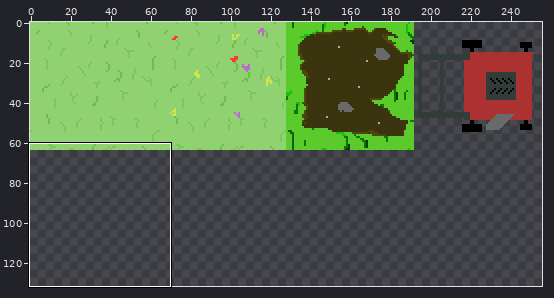
Edited in one commit: sprite sheet (assets/sprite.png). The picture above shows the old version from afar; the outline marks the close-up.
Close-up. Before the commit:
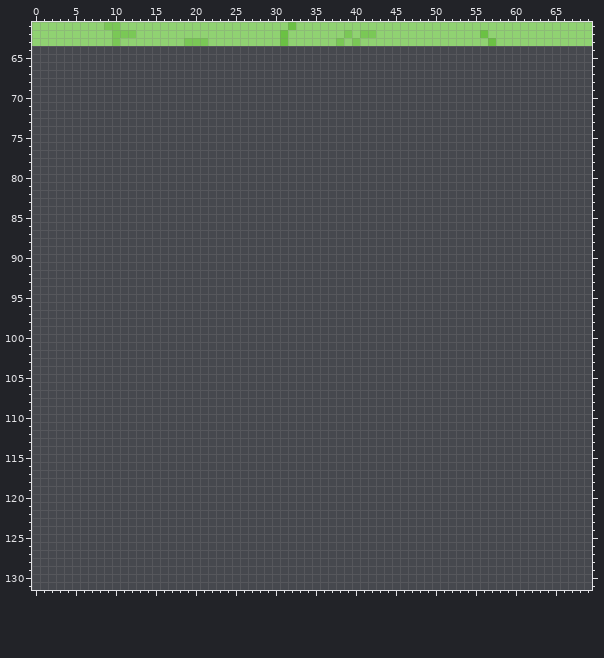
The file is 256x256 pixels. Colours within 5 levels of each other are drawn and written as one. Shown: x 0..69, y 61..131. The wide view leaves out empty margins. The commit also changed other parts of the picture, which this record leaves out.
After:
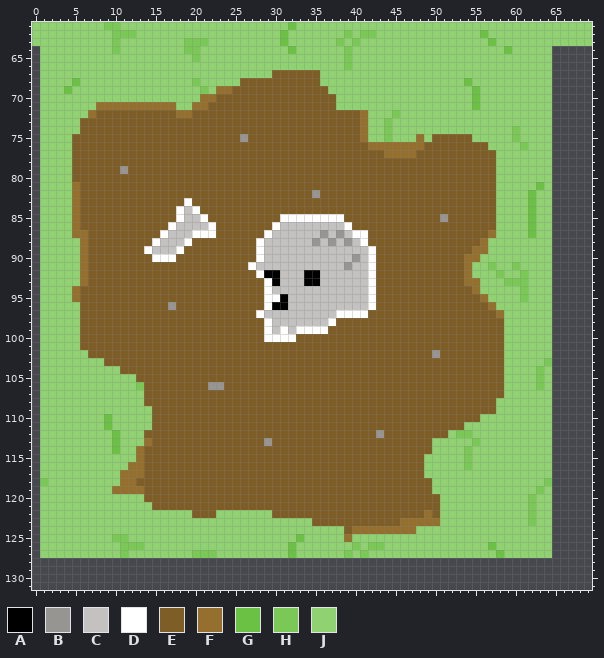
Palette (. is transparent): A #000000  B #979591  C #c4c2c0  D #ffffff  E #7e5d26  F #956f2d  G #6bc144  H #7ac856  J #90d272
The edit:
Changed rows in their new state; - is an unchanged pixel.
first column x 1:
 64 JJJJJJJJJHJJJJJJJJHHJJJJJJJJJJJGJJJJJJHJJJJJJJJJJJJJJJJJJJGJJJJJ
 65 JJJJJJJJJJJJJJJJJJJHJJJJJJJJJJJJJJJJJJHJJJJJJJJJJJJJJJJJJJJJJJJJ
 66 JJJJJJJJJJJJJJJJJJJJJJJJJJJJJJJJJJJJJJHJJJJJJJJJJJJJJJJJJJJJJJJJ
 67 JJJJJJJJJJJJJJJJJJJJJJJJJJJJJEEEEEEJJJJJJJJJJJJJJJJJJJJJJJJJJJJJ
 68 JJJJGJJJJJJJJJJJJJJHJJJJJEEEEEEEEEEJJJJJJJJJJJJJJJJJJGJJJJJJJJJJ
 69 JJJGJJJJJJJJJJJJJJJJHJFFEEEEEEEEEEEEJJJJJJJJJJJJJJJJJJGJJJJJJJJJ
 70 JJJJJJJJJJJJJJJJJJJJFFEEEEEEEEEEEEEEEJJJJJJJJJJJJJJJJJGJJJJJJJJJ
 71 JJJJJJJFFFFFFFFFFJJFFEEEEEEEEEEEEEEEEJJJJJJJJJJJJJJJJJGJJJJJJJJJ
 72 JJJJJJFEEEEEEEEEEFFEEEEEEEEEEEEEEEEEEEEEFJJJHJJJJJJJJJJJJJJJJJJJ
 73 JJJJJEEEEEEEEEEEEEEEEEEEEEEEEEEEEEEEEEEEFJJHJJJJJJJJJJJJJJJJJJJJ
 74 JJJJJEEEEEEEEEEEEEEEEEEEEEEEEEEEEEEEEEEEFJJHJJJJJJJJJJJJJJJHJJJJ
 75 JJJJEEEEEEEEEEEEEEEEEEEEEBEEEEEEEEEEEEEEFJJHJJJFJEEEEEJJJJJHJJJJ
 76 JJJJEEEEEEEEEEEEEEEEEEEEEEEEEEEEEEEEEEEEEFFFFFFFEEEEEEEEJJJJHJJJ
 77 JJJJEEEEEEEEEEEEEEEEEEEEEEEEEEEEEEEEEEEEEEEFFFFEEEEEEEEEEJJJJJJJ
 78 JJJJEEEEEEEEEEEEEEEEEEEEEEEEEEEEEEEEEEEEEEEEEEEEEEEEEEEEEJJJJJJJ
 79 JJJJEEEEEEBEEEEEEEEEEEEEEEEEEEEEEEEEEEEEEEEEEEEEEEEEEEEEEJJJJJJJ
 80 JJJJEEEEEEEEEEEEEEEEEEEEEEEEEEEEEEEEEEEEEEEEEEEEEEEEEEEEEJJJJJJJ
 81 JJJJFEEEEEEEEEEEEEEEEEEEEEEEEEEEEEEEEEEEEEEEEEEEEEEEEEEEEJJJJJGJ
 82 JJJJFEEEEEEEEEEEEEEEEEEEEEEEEEEEEEBEEEEEEEEEEEEEEEEEEEEEEJJJJGJJ
 83 JJJJFEEEEEEEEEEEEEDEEEEEEEEEEEEEEEEEEEEEEEEEEEEEEEEEEEEEEJJJJGJJ
 84 JJJJFEEEEEEEEEEEEDCDEEEEEEEEEEEEEEEEEEEEEEEEEEEEEEEEEEEEEJJJJGJJ
 85 JJJJFEEEEEEEEEEEEDCCDEEEEEEEEEDDDDDDDDEEEEEEEEEEEEBEEEEEEJJJJGJJ
 86 JJJJFEEEEEEEEEEEDCCCCDEEEEEEEDCCCCCCCCDEEEEEEEEEEEEEEEEEEJJJJGJJ
 87 JJJJFFEEEEEEEEEDCCCDDDEEEEEEDCCCCCCBCBCDDEEEEEEEEEEEEEEEFJJJJGJJ
 88 JJJJJFEEEEEEEEDCCCDEEEEEEEEDCCCCCCBCBCBCDEEEEEEEEEEEEEEFJJJJJJJJ
 89 JJJJJFEEEEEEEDCCCDEEEEEEEEEDCCCCCCCCCCCCCDEEEEEEEEEEEEFFJJJJJJJJ
 90 JJJJJFEEEEEEEEDDDEEEEEEEEEEDCCCCCCCCCCCBCDEEEEEEEEEEEFFJJJJJJJJJ
 91 JJJJJFEEEEEEEEEEEEEEEEEEEEDCCCCCCCCCCCBCCDEEEEEEEEEEEFJJHJJHJJJJ
 92 JJJJJFEEEEEEEEEEEEEEEEEEEEEDAACCCAACCCCCCDEEEEEEEEEEEFJJJHJJHJJJ
 93 JJJJJFEEEEEEEEEEEEEEEEEEEEEEDACCCAACCCCCCDEEEEEEEEEEEFFJJJHHHJJJ
 94 JJJJFEEEEEEEEEEEEEEEEEEEEEEEDCCCCCCCCCCCCDEEEEEEEEEEEEFJJJJJHJJJ
 95 JJJJFEEEEEEEEEEEEEEEEEEEEEEEDDACCCCCCCCCCDEEEEEEEEEEEEEFJJJJHJJJ
 96 JJJJJEEEEEEEEEEEBEEEEEEEEEEEDAACCCCCCCCCCDEEEEEEEEEEEEEEFJJJJJJJ
 97 JJJJJEEEEEEEEEEEEEEEEEEEEEEDCCCCCCCCCDDDDEEEEEEEEEEEEEEEEFJJJJJJ
 98 JJJJJEEEEEEEEEEEEEEEEEEEEEEEDCCCCCCCDEEEEEEEEEEEEEEEEEEEEEJJJJJJ
 99 JJJJJEEEEEEEEEEEEEEEEEEEEEEEDCDCDDDDEEEEEEEEEEEEEEEEEEEEEEJJJJJJ
100 JJJJJEEEEEEEEEEEEEEEEEEEEEEEDDDDEEEEEEEEEEEEEEEEEEEEEEEEEEJJJJJJ
101 JJJJJEEEEEEEEEEEEEEEEEEEEEEEEEEEEEEEEEEEEEEEEEEEEEEEEEEEEEJJJJJJ
102 JJJJJJEEEEEEEEEEEEEEEEEEEEEEEEEEEEEEEEEEEEEEEEEEEBEEEEEEEEJJJJJJ
103 JJJJJJJJEEEEEEEEEEEEEEEEEEEEEEEEEEEEEEEEEEEEEEEEEEEEEEEEEEJJJJJH
104 JJJJJJJJJJEEEEEEEEEEEEEEEEEEEEEEEEEEEEEEEEEEEEEEEEEEEEEEEEJJJJHJ
105 JJJJJJJJJJJJEEEEEEEEEEEEEEEEEEEEEEEEEEEEEEEEEEEEEEEEEEEEEEJJJJHJ
106 JJJJJJJJJJJJHEEEEEEEEBBEEEEEEEEEEEEEEEEEEEEEEEEEEEEEEEEEEEJJJJHJ
107 JJJJJJJJJJJJJEEEEEEEEEEEEEEEEEEEEEEEEEEEEEEEEEEEEEEEEEEEEEJJJJJJ
108 JJJJJJJJJJJJJEEEEEEEEEEEEEEEEEEEEEEEEEEEEEEEEEEEEEEEEEEEEJJJJJJJ
109 JJJJJJJJJJJJJJEEEEEEEEEEEEEEEEEEEEEEEEEEEEEEEEEEEEEEEEEEEJJJJJJJ
110 JJJJJJJJGJJJJJEEEEEEEEEEEEEEEEEEEEEEEEEEEEEEEEEEEEEEEEEJJJJJJJJJ
111 JJJJJJJJGJJJJJEEEEEEEEEEEEEEEEEEEEEEEEEEEEEEEEEEEEEEEJJJJJJJJJJJ
112 JJJJJJJJJGJJJEEEEEEEEEEEEEEEEEEEEEEEEEEEEEBEEEEEEEEJHHJJJJJJJJJJ
113 JJJJJJJJJGJJJFEEEEEEEEEEEEEEBEEEEEEEEEEEEEEEEEEEEJJJJJHJJJJJJJJJ
114 JJJJJJJJJGJJFEEEEEEEEEEEEEEEEEEEEEEEEEEEEEEEEEEEEJJJJHJJJJJJJJJJ
115 JJJJJJJJJJJJFEEEEEEEEEEEEEEEEEEEEEEEEEEEEEEEEEEEJJJJJHJJJJJJJJJJ
116 JJJJJJJJJJJFFEEEEEEEEEEEEEEEEEEEEEEEEEEEEEEEEEEEJJJJJHJJJJJJJJJJ
117 JJJJJJJJJJFFFEEEEEEEEEEEEEEEEEEEEEEEEEEEEEEEEEEEJJJJJJJJJJJJJJJJ
118 HJJJJJJJJJFFEEEEEEEEEEEEEEEEEEEEEEEEEEEEEEEEEEEEEJJJJJJJJJJJJJJH
119 JJJJJJJJJFFFFEEEEEEEEEEEEEEEEEEEEEEEEEEEEEEEEEEEEJJJJJJJJJJJJJHJ
120 JJJJJJJJJJJJJEEEEEEEEEEEEEEEEEEEEEEEEEEEEEEEEEEEEEJJJJJJJJJJJHJJ
121 JJJJJJJJJJJJJJEEEEEEEEEEEEEEEEEEEEEEEEEEEEEEEEEEEEJJJJJJJJJJJHJJ
122 JJJJJJJJJJJJJJJJJJJEEEJJJJJJJEEEEEEEEEEEEEEEEEEEFEJJJJJJJJJJJHJJ
123 JJJJJJJJJJJJJJJJJJJJJJJJJJJJJJJJJJEEEEEEEEEEEFFFFFJJJJJJJJJJJHJJ
124 JJJJJJJJJJJJJJJJJJJJJJJJJJJJJJJJJJJJJJEFFFFFFFFJJJJJJJJJJJJJJJJJ
125 JJJJJJJJJHHJJJJJJJJJJJJJJJJJJJJJGJJJJJFJJJJJJJJJJJJJJJJJJJJJJJJJ
126 JJJJJJJJJJHHHJJJJJJJJJJJJJJJJJJGJJJJJJJHJHHJJJJJJJJJJJJJGJJJJJJJ
127 JJJJJJJJJJHJJJJJJJJHHHJJJJJJJJJGJJJJJJHJHJJJJJJJJJJJJJJJJGJJJJJJ
Changed places in both close-ups, as pixel boxes (x1, y1, x2, y2):
added: (40, 46, 552, 558)
